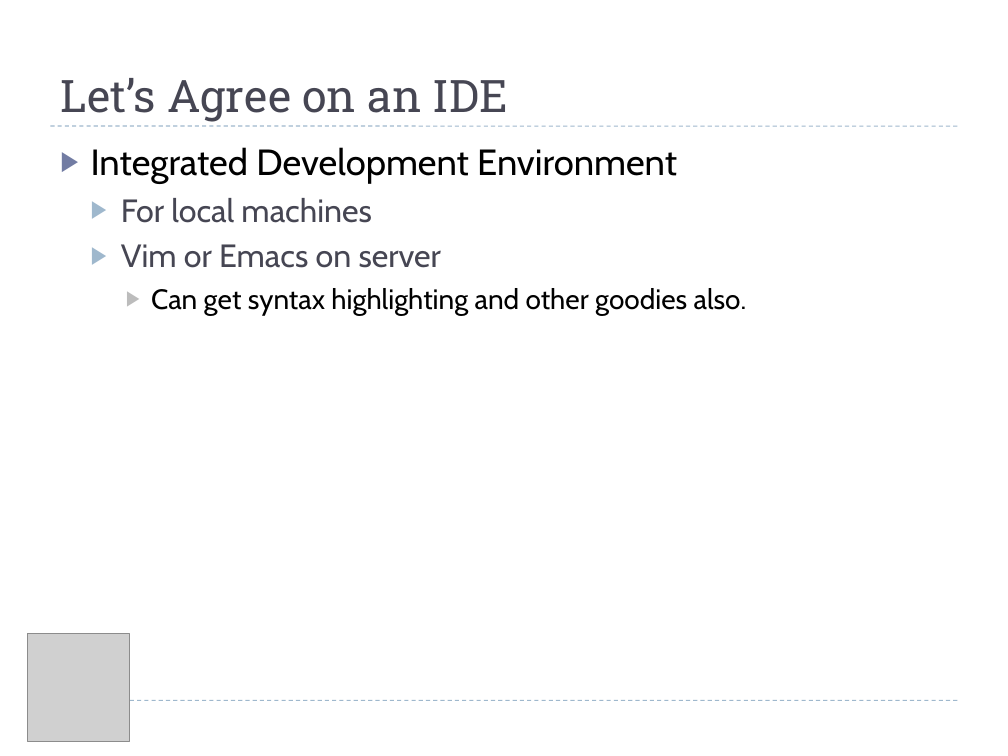
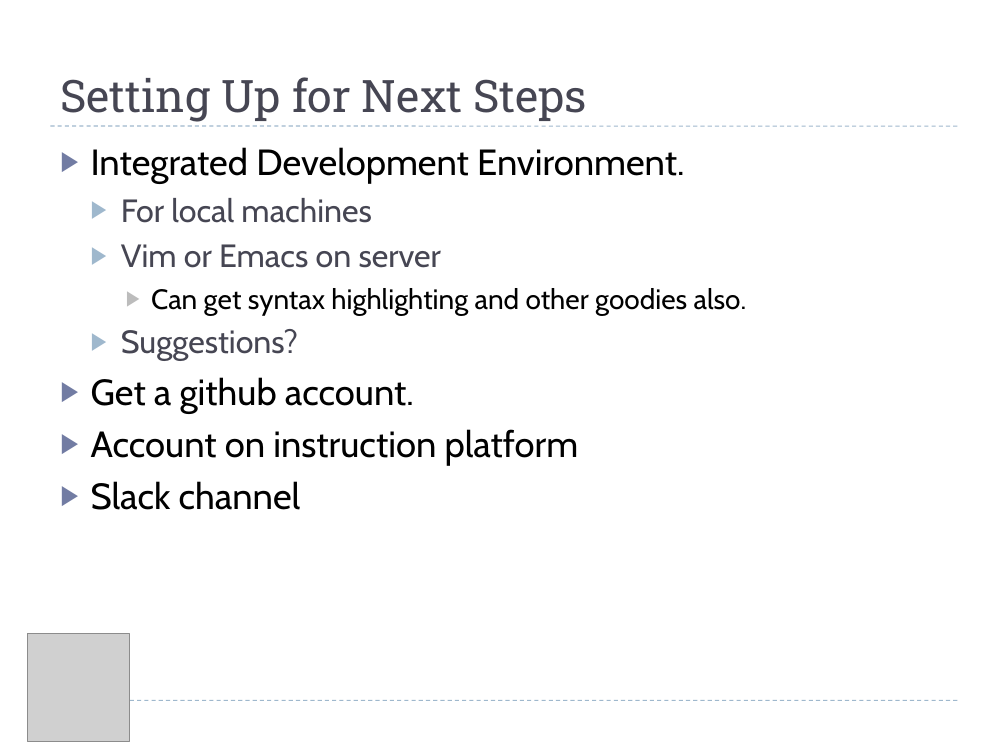
Before and after one commit to TimothyTickle/python_club, a slide deck: slide 12 of presentations/01_python_club_intro.pptx (slide 11 before the commit). Drawn at 1008x756 pixels with LibreOffice and Linux fonts; fonts in the diff are those of the drawing; grey boxes stand for pictures. Boxes give left, top, right and bottom in pixels: in the first picture for what was removed or moved away, otherwise in the second. Text is boxed around its words. In the diff, an @@ line names an element or a change of style, - is before the commit and + after.

Commit message:
Updates for final version

```diff
--- a/presentations/01_python_club_intro.pptx
+++ b/presentations/01_python_club_intro.pptx
@@ title at (60, 77, 587, 122): text changed @@
-Let’s Agree on an IDE
+Setting Up for Next Steps
@@ text at (91, 147, 684, 184): text changed @@
-▶ Integrated Development Environment
+▶ Integrated Development Environment.
@@ text at (91, 329, 579, 510): paragraphs added @@
+  ▶ Suggestions?
+▶ Get a github account.
+▶ Account on instruction platform
+▶ Slack channel
```
Also in this commit, not shown: 3 other slides changed, 4 slides added, 3 slides removed.
